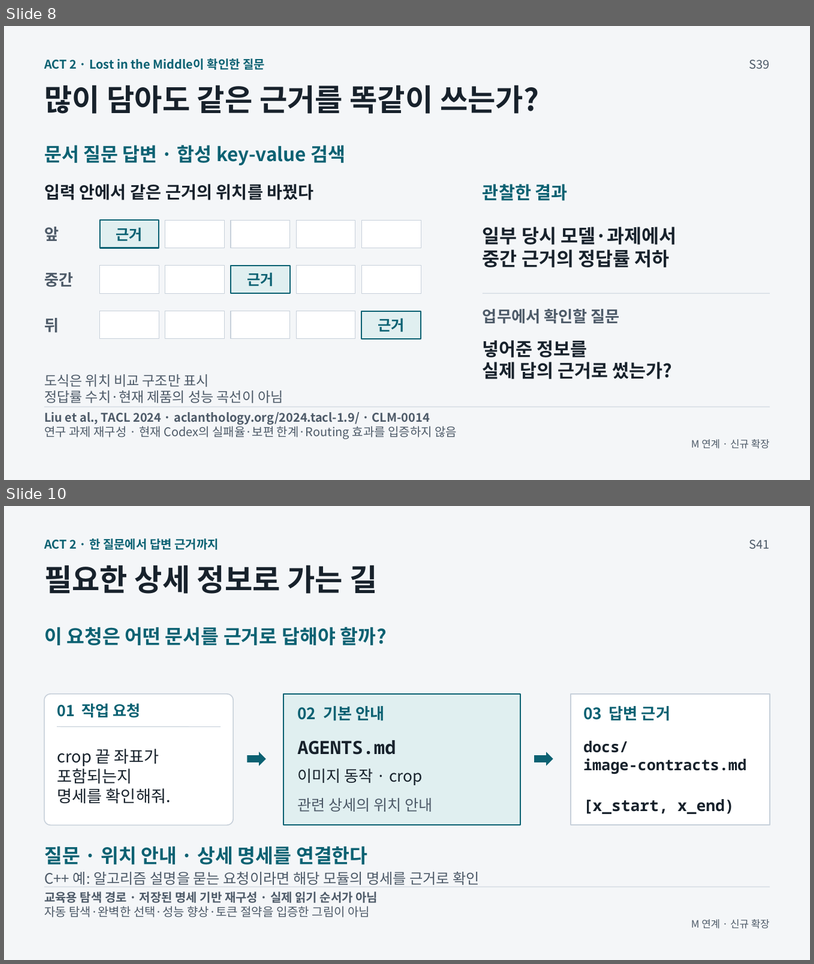
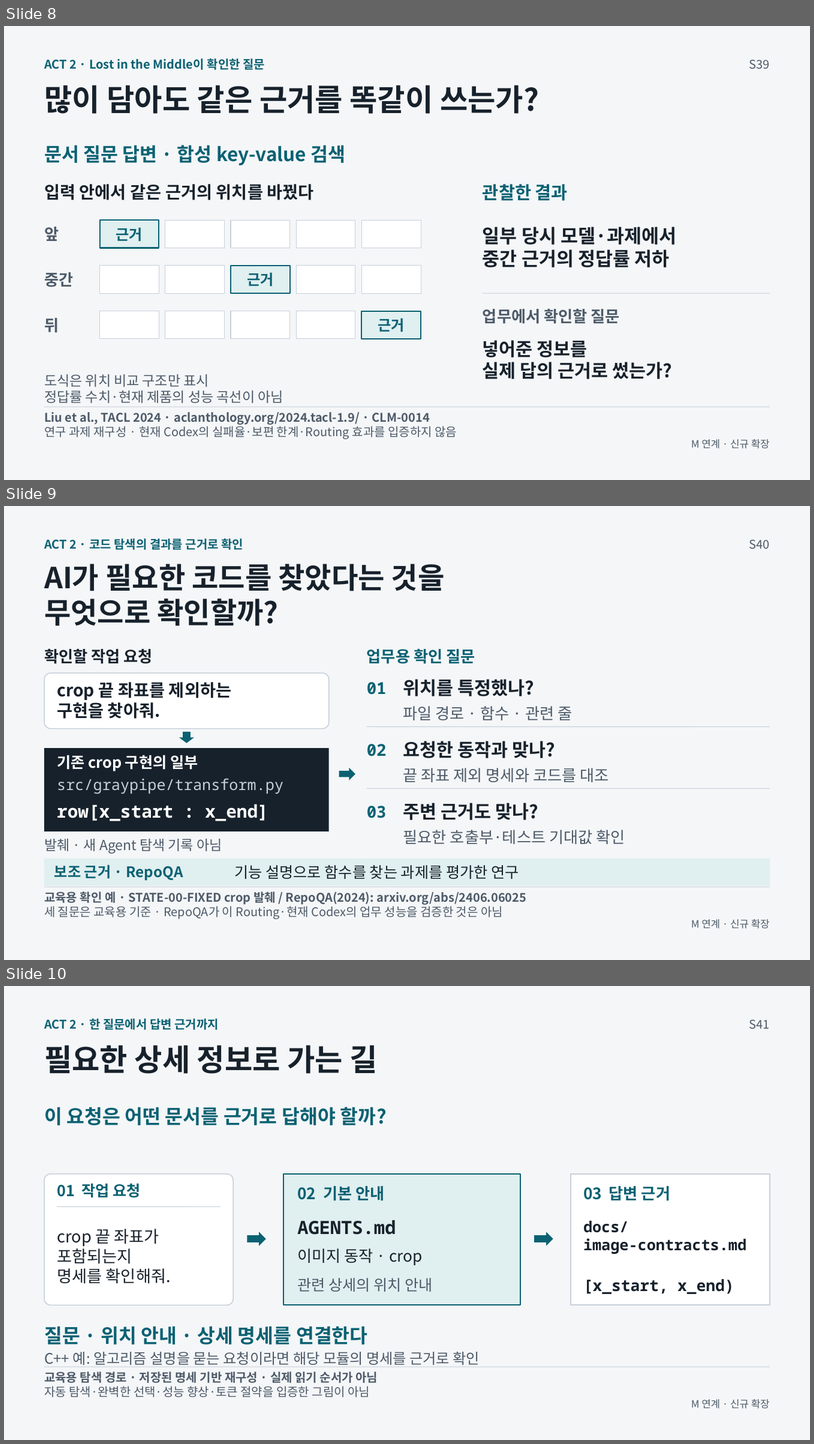
Before and after one commit to GideokKim/ai-dev-training, a slide deck: production/ACT_2.pptx. Shown one above the other, each under a label of ours: slides 8 and 10 before the commit, slides 8, 9 and 10 after it; the slides between them are not shown. The pictures are 814x964 and 814x1444 pixels, drawn with LibreOffice and Linux fonts; fonts in the diff are those of the drawing. Boxes give left, top, right and bottom in pixels: in the first picture for what was removed or moved away, otherwise in the second. Text is boxed around its words. In the diff, an @@ line names an element or a change of style, - is before the commit and + after.

```diff
--- a/production/ACT_2.pptx
+++ b/production/ACT_2.pptx
@@ slide 9 added at [4,506,810,960], background #F4F6F8 @@
@@ text added at [44,538,244,550], 14.2 pt, text #0B6172, bold @@
+ACT 2 · 코드 탐색의 결과를 근거로 확인
@@ text added at [750,540,770,549], 14.2 pt, text #4D5A68 @@
+S40
@@ text added at [44,564,445,626], 34.5 pt, text #17212B, bold @@
+AI가 필요한 코드를 찾았다는 것을
+무엇으로 확인할까?
@@ text added at [44,649,153,664], 18.8 pt, text #17212B, bold @@
+확인할 작업 요청
@@ text added at [367,649,475,664], 18.8 pt, text #0B6172, bold @@
+업무용 확인 질문
@@ rounded rectangle added at [45,673,329,729], fill #FFFFFF, outline #C7D0DA 1.13 pt @@
@@ text added at [57,682,231,718], 20.2 pt, text #17212B, bold @@
+crop 끝 좌표를 제외하는
+구현을 찾아줘.
@@ text added at [367,682,387,694], 19.5 pt, text #0B6172, bold @@
+01
@@ text added at [404,679,535,696], 21.8 pt, text #17212B, bold @@
+위치를 특정했나?
@@ text added at [404,706,572,720], 18.8 pt, text #4D5A68 @@
+파일 경로 · 함수 · 관련 줄
@@ down arrow added at [179,732,195,743], fill #0B6172 @@
@@ line added from (367, 727) to (770, 727), #C7D0DA 0.75 pt @@
@@ rectangle added at [45,748,329,831], fill #17212B @@
@@ text added at [57,755,198,771], 18 pt, text #FFFFFF, bold @@
+기존 crop 구현의 일부
@@ text added at [367,744,387,756], 19.5 pt, text #0B6172, bold @@
+02
@@ text added at [404,741,555,758], 21.8 pt, text #17212B, bold @@
+요청한 동작과 맞나?
@@ right arrow added at [339,768,356,780], fill #0B6172 @@
@@ text added at [404,768,609,782], 18.8 pt, text #4D5A68 @@
+끝 좌표 제외 명세와 코드를 대조
@@ text added at [57,778,284,793], 18 pt, text #C7D0DA @@
+src/graypipe/transform.py
@@ line added from (367, 789) to (770, 789), #C7D0DA 0.75 pt @@
@@ text added at [57,804,269,821], 21 pt, text #FFFFFF, bold @@
+row[x_start : x_end]
@@ text added at [367,805,387,818], 19.5 pt, text #0B6172, bold @@
+03
@@ text added at [404,802,539,820], 21.8 pt, text #17212B, bold @@
+주변 근거도 맞나?
@@ text added at [404,829,625,844], 18.8 pt, text #4D5A68 @@
+필요한 호출부·테스트 기대값 확인
@@ text added at [44,838,222,853], 16.5 pt, text #4D5A68 @@
+발췌 · 새 Agent 탐색 기록 아님
@@ rectangle added at [45,858,770,885], fill #E0EFF0 @@
@@ text added at [54,864,183,880], 17.2 pt, text #0B6172, bold @@
+보조 근거 · RepoQA
@@ text added at [234,865,519,879], 18 pt, text #17212B @@
+기능 설명으로 함수를 찾는 과제를 평가한 연구
@@ text added at [44,891,527,904], 14.2 pt, text #4D5A68, bold @@
+교육용 확인 예 · STATE-00-FIXED crop 발췌 / RepoQA(2024): arxiv.org/abs/2406.06025
@@ line added from (45, 886) to (770, 886), #C7D0DA 0.75 pt @@
@@ text added at [44,903,503,919], 14.2 pt, text #4D5A68 @@
+세 질문은 교육용 기준 · RepoQA가 이 Routing·현재 Codex의 업무 성능을 검증한 것은 아님
@@ text added at [692,919,770,928], 12 pt, text #4D5A68 @@
+M 연계 · 신규 확장
```
Also in this commit, not shown: 1 slide removed, 23 other files.
